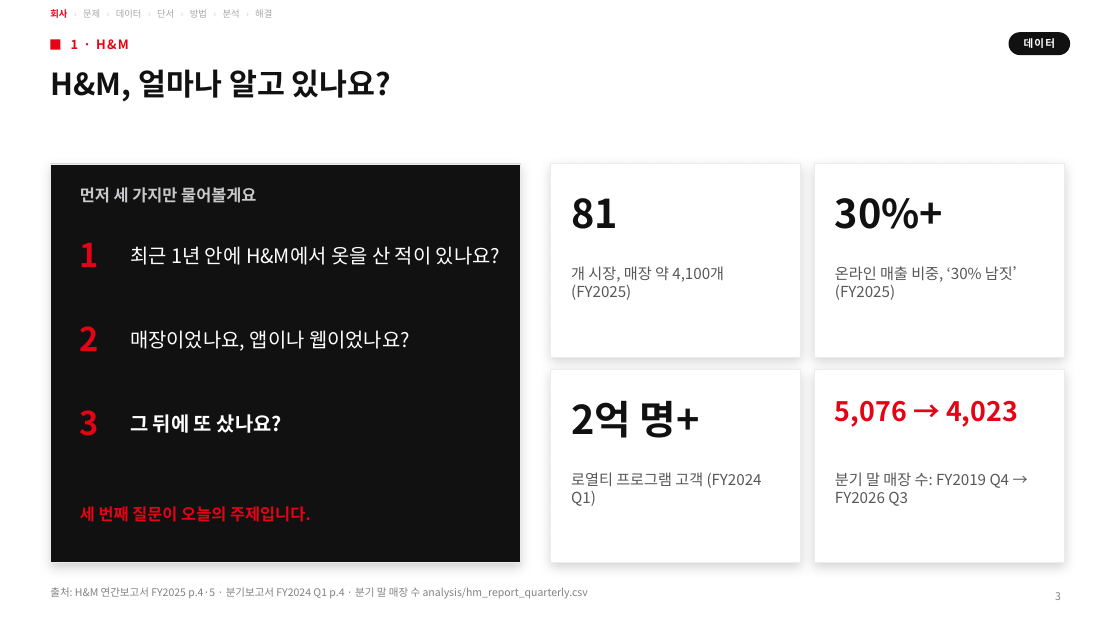
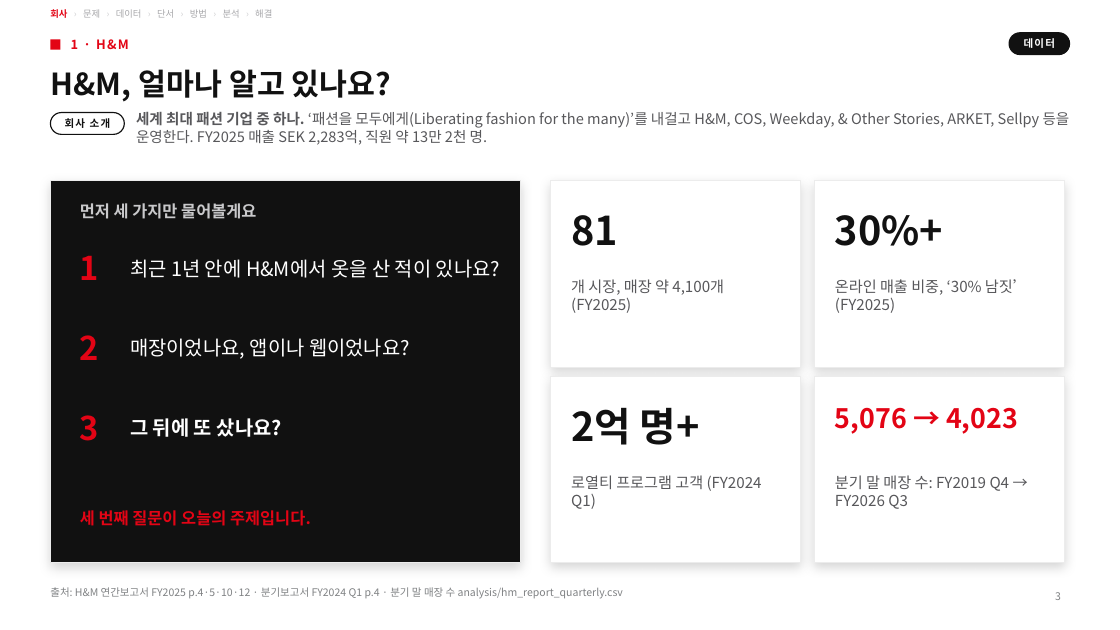
Before and after one commit to underthesun7213/social-data, a slide deck: slide 3 of presentation/hm_retention_deck_ko.pptx. Drawn at 1120x630 pixels with LibreOffice and Linux fonts; fonts in the diff are those of the drawing. Boxes give left, top, right and bottom in pixels: in the first picture for what was removed or moved away, otherwise in the second. Text is boxed around its words. In the diff, an @@ line names an element or a change of style, - is before the commit and + after.

```diff
--- a/presentation/hm_retention_deck_ko.pptx
+++ b/presentation/hm_retention_deck_ko.pptx
@@ rounded rectangle added at [50, 113, 124, 134], fill #FFFFFF, outline #111111 1 pt, 9 pt, text #111111, bold @@
+회사 소개
@@ text added at [136, 112, 1070, 145], 12.5 pt, text #58585B @@
+세계 최대 패션 기업 중 하나. ‘패션을 모두에게(Liberating fashion for the many)’를 내걸고 H&M, COS, Weekday, & Other Stories, ARKET, Sellpy 등을 운영한다. FY2025 매출 SEK 2,283억, 직원 약 13만 2천 명.
@@ rectangle: place and size @@
-rectangle at [50, 164, 521, 563]
+rectangle at [50, 181, 521, 563]
@@ rectangle: place and size @@
-rectangle at [550, 164, 801, 357]
+rectangle at [550, 181, 801, 367]
@@ rectangle: place and size @@
-rectangle at [814, 164, 1065, 357]
+rectangle at [814, 181, 1065, 367]
@@ 4 texts: place and size @@
-4 texts at [80, 187, 943, 267]
+4 texts at [80, 203, 943, 280]
@@ 5 texts: place and size @@
-5 texts at [80, 246, 1028, 351]
+5 texts at [80, 259, 1028, 360]
@@ rectangle: place and size @@
-rectangle at [550, 370, 801, 563]
+rectangle at [550, 376, 801, 563]
@@ rectangle: place and size @@
-rectangle at [814, 370, 1065, 563]
+rectangle at [814, 376, 1065, 563]
@@ 5 texts: place and size @@
-5 texts at [80, 400, 1018, 522]
+5 texts at [80, 407, 1018, 526]
@@ text at [50, 587, 623, 599]: text changed @@
-출처: H&M 연간보고서 FY2025 p.4·5 · 분기보고서 FY2024 Q1 p.4 · 분기 말 매장 수 analysis/hm_report_quarterly.csv
+출처: H&M 연간보고서 FY2025 p.4·5·10·12 · 분기보고서 FY2024 Q1 p.4 · 분기 말 매장 수 analysis/hm_report_quarterly.csv
```
Also in this commit, not shown: 1 other slide changed, 4 other files.
